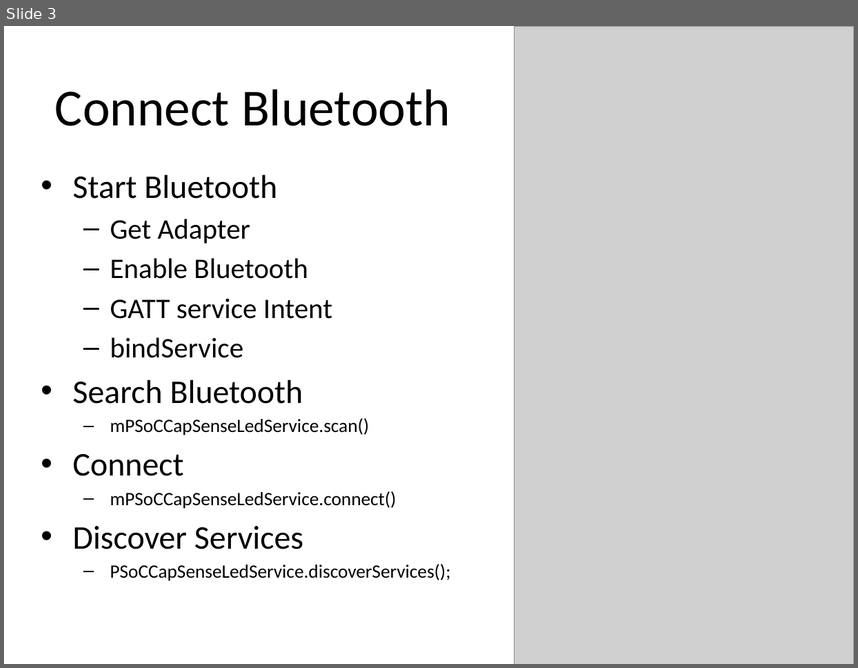
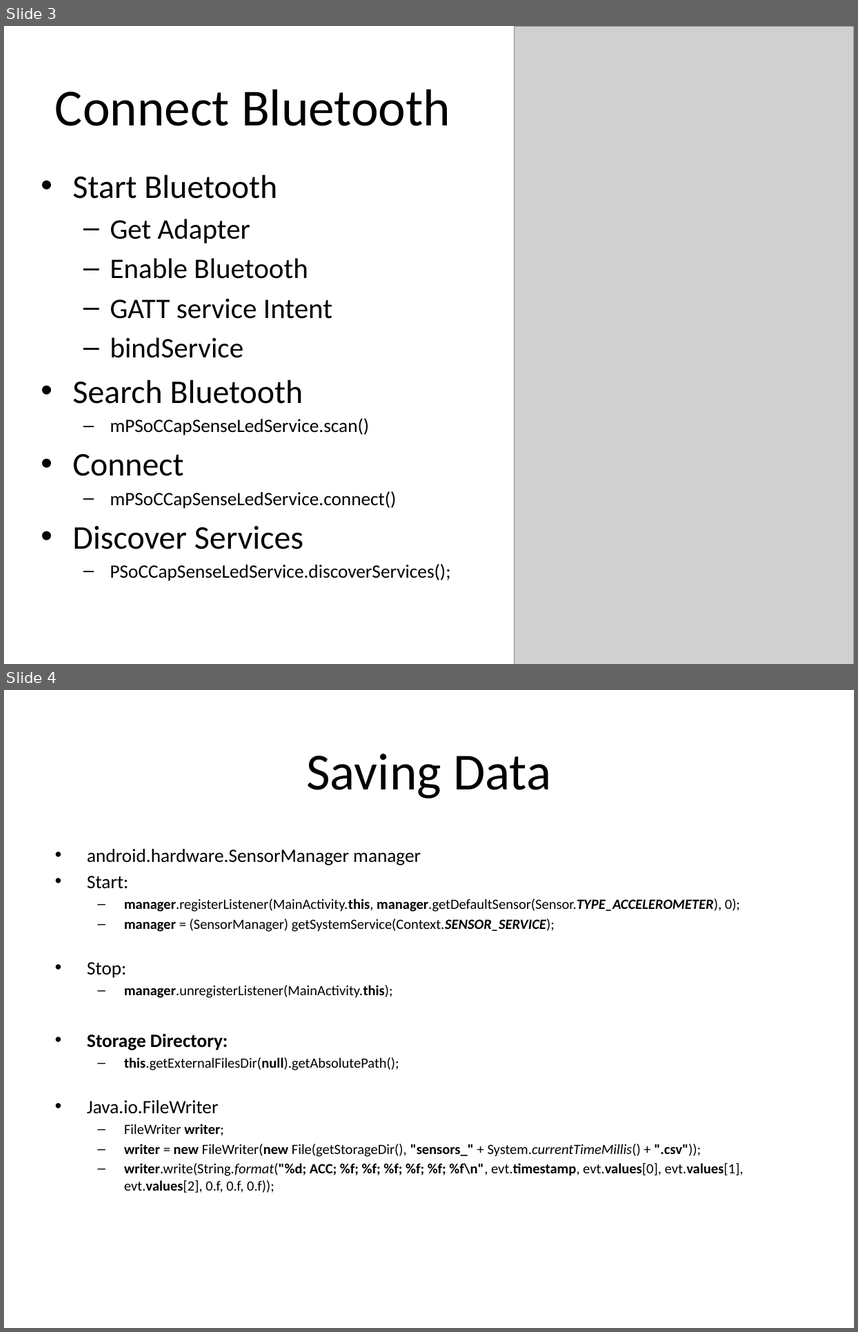
Before and after one commit to DirectionAndMagnitude/BlueCube, a slide deck: AppDevelopment.pptx. Shown one above the other, each under a label of ours: slide 3 before the commit, slides 3 and 4 after it. The pictures are 858x668 and 858x1332 pixels, drawn with LibreOffice and Linux fonts; fonts in the diff are those of the drawing; grey boxes stand for pictures. Boxes give left, top, right and bottom in pixels: in the first picture for what was removed or moved away, otherwise in the second. Text is boxed around its words. In the diff, an @@ line names an element or a change of style, - is before the commit and + after.

Commit message:
Internal Sensor / Main Screen
Updated code for internal sensor and changes made to Main Screen.

```diff
--- a/AppDevelopment.pptx
+++ b/AppDevelopment.pptx
@@ slide 4 added at (4,690,854,1328), background #FFFFFF @@
@@ title added at (306,753,551,798), 44 pt, text #000000 @@
+Saving Data
@@ text added at (87,849,744,1192), 12 pt, text #000000 @@
+• android.hardware.SensorManager manager
+• Start:
+  – manager.registerListener(MainActivity.this, manager.getDefaultSensor(Sensor.TYPE_ACCELEROMETER), 0);
+  – manager = (SensorManager) getSystemService(Context.SENSOR_SERVICE);
+• Stop:
+  – manager.unregisterListener(MainActivity.this);
+• Storage Directory:
+  – this.getExternalFilesDir(null).getAbsolutePath();
+• Java.io.FileWriter
+  – FileWriter writer;
+  – writer = new FileWriter(new File(getStorageDir(), "sensors_" + System.currentTimeMillis() + ".csv"));
+  – writer.write(String.format("%d; ACC; %f; %f; %f; %f; %f; %f\n", evt.timestamp, evt.values[0], evt.values[1], evt.values[2], 0.f, 0.f, 0.f));
```
Also in this commit, not shown: 1 other slide added, 2 slides removed, 33 other files.
